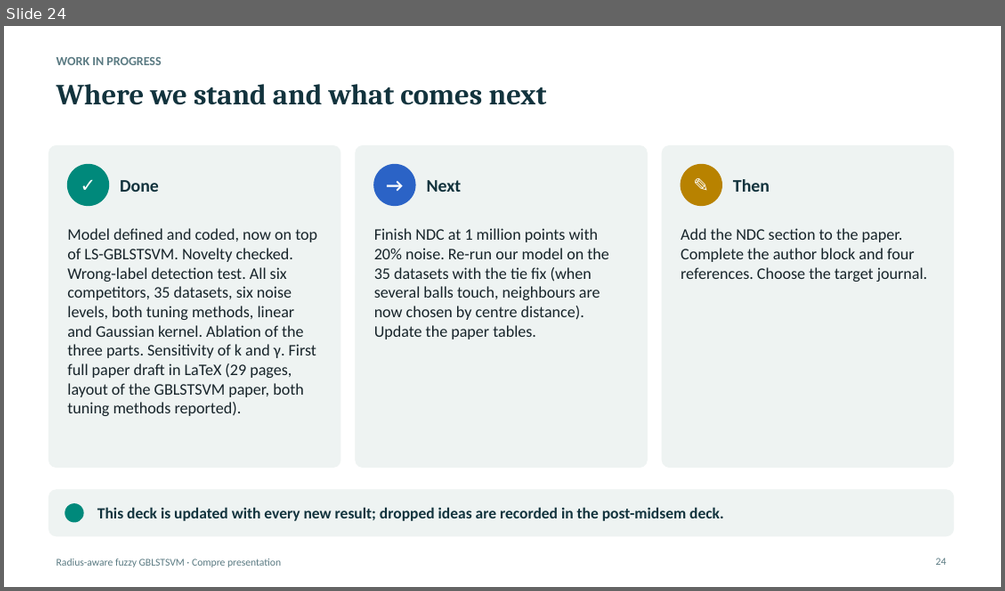
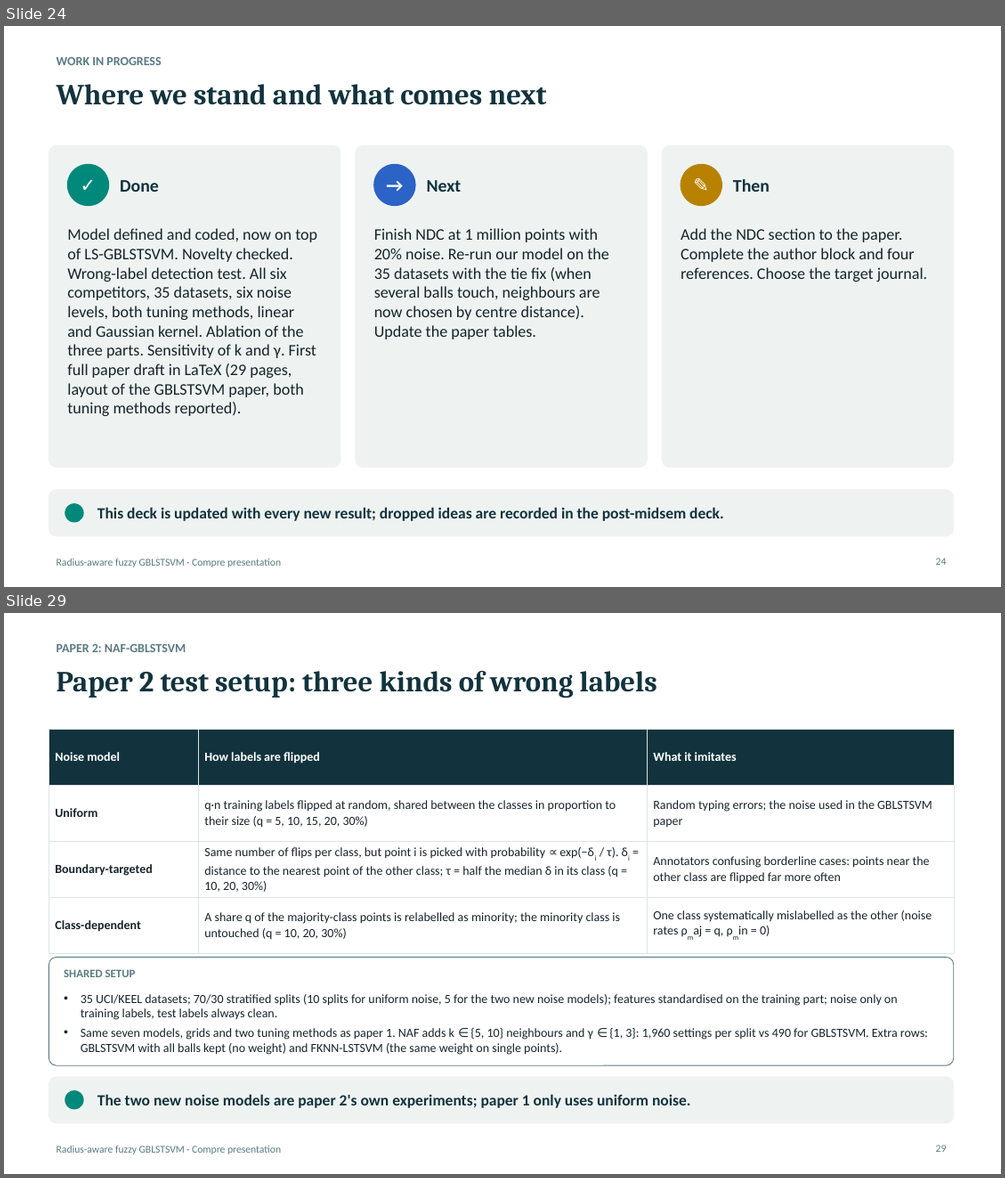
Before and after one commit to Jayagna/GBLSTSVM, a slide deck: reports/compre/compre_presentation.pptx. Shown one above the other, each under a label of ours: slide 24 before the commit, slides 24 and 29 after it; the slides between them are not shown. The pictures are 1005x591 and 1005x1178 pixels, drawn with LibreOffice and Linux fonts; fonts in the diff are those of the drawing. Boxes give left, top, right and bottom in pixels: in the first picture for what was removed or moved away, otherwise in the second. Text is boxed around its words. In the diff, an @@ line names an element or a change of style, - is before the commit and + after.

```diff
--- a/reports/compre/compre_presentation.pptx
+++ b/reports/compre/compre_presentation.pptx
@@ slide 29 added at [4, 613, 1001, 1174], background #FFFFFF; not listed: 1 template element that a slide beside it also shows @@
@@ text added at [57, 644, 186, 652], 12 pt, text #5A7A82, bold @@
+PAPER 2: NAF-GBLSTSVM
@@ title added at [57, 671, 657, 698], 28 pt, text #12333D, bold @@
+Paper 2 test setup: three kinds of wrong labels
@@ table added at [48, 729, 954, 943], 4 rows, 3 columns @@
+Noise model | How labels are flipped | What it imitates
+Uniform | q·n training labels flipped at random, shared between the classes in proportion to their size (q = 5, 10, 15, 20, 30%) | Random typing errors; the noise used in the GBLSTSVM paper
+Boundary-targeted | Same number of flips per class, but point i is picked with probability ∝ exp(−δi / τ). δi = distance to the nearest point of the other class; τ = half the median δ in its class (q = 10, 20, 30%) | Annotators confusing borderline cases: points near the other class are flipped far more often
+Class-dependent | A share q of the majority-class points is relabelled as minority; the minority class is untouched (q = 10, 20, 30%) | One class systematically mislabelled as the other (noise rates ρmaj = q, ρmin = 0)
@@ rounded rectangle added at [48, 957, 954, 1065], fill #FFFFFF, outline #5A7A82 0.75 pt @@
@@ text added at [64, 969, 136, 977], 11 pt, text #5A7A82, bold @@
+SHARED SETUP
@@ text added at [81, 994, 928, 1054], 12 pt, text #17242A @@
+• 35 UCI/KEEL datasets; 70/30 stratified splits (10 splits for uniform noise, 5 for the two new noise models); features standardised on the training part; noise only on training labels, test labels always clean.
+• Same seven models, grids and two tuning methods as paper 1. NAF adds k ∈ {5, 10} neighbours and γ ∈ {1, 3}: 1,960 settings per split vs 490 for GBLSTSVM. Extra rows: GBLSTSVM with all balls kept (no weight) and FKNN-LSTSVM (the same weight on single points).
@@ rounded rectangle added at [48, 1077, 954, 1123], fill #EEF3F2, outline #EEF3F2 0.75 pt @@
@@ ellipse added at [65, 1091, 83, 1109], fill #00897B, outline #00897B 1 pt @@
@@ text added at [97, 1094, 691, 1108], 15 pt, text #12333D, bold @@
+The two new noise models are paper 2's own experiments; paper 1 only uses uniform noise.
@@ page number added at [936, 1144, 947, 1151], 10 pt, text #5A7A82 @@
+29
```
Also in this commit, not shown: 11 other slides added, 6 other files.
